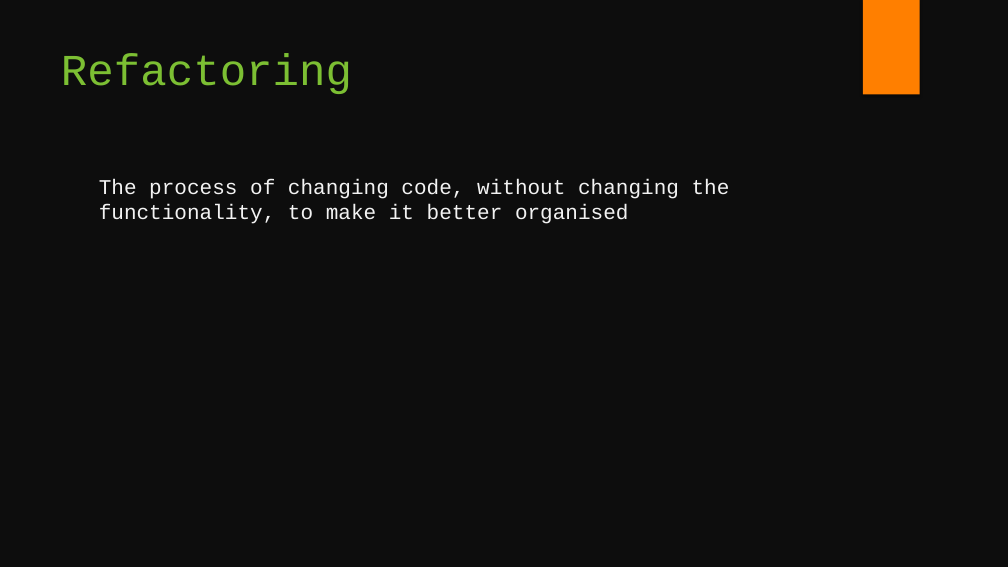
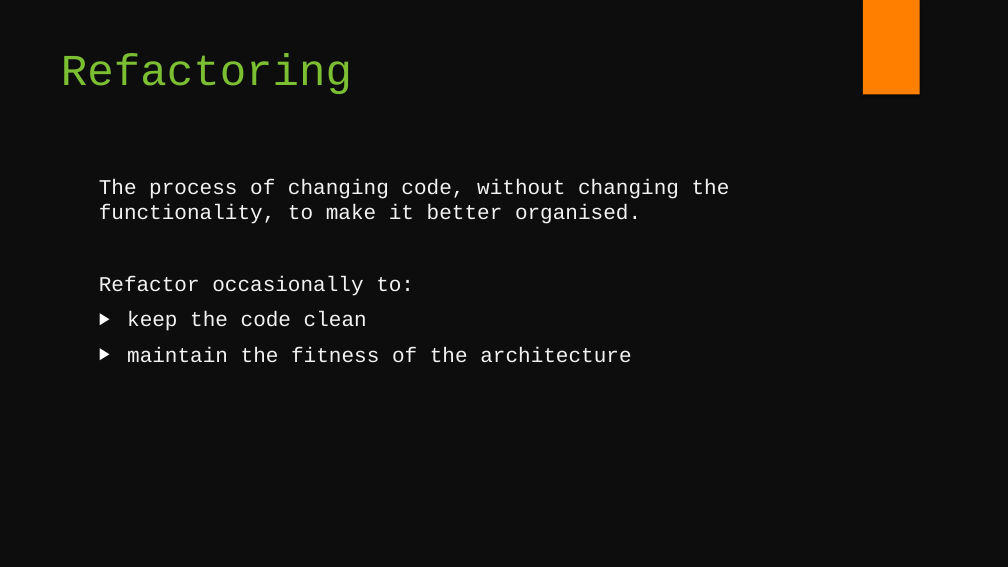
Before and after one commit to fsackur/Powershell-and-SE, a slide deck: slide 23 of Death by powerpoint.pptx (slide 17 before the commit). Drawn at 1008x567 pixels with LibreOffice and Linux fonts; fonts in the diff are those of the drawing. Boxes give left, top, right and bottom in pixels: in the first picture for what was removed or moved away, otherwise in the second. Text is boxed around its words. In the diff, an @@ line names an element or a change of style, - is before the commit and + after.

```diff
--- a/Death by powerpoint.pptx
+++ b/Death by powerpoint.pptx
@@ text at bbox=[99, 179, 730, 362]: text changed @@
-The process of changing code, without changing the functionality, to make it better organised
+The process of changing code, without changing the functionality, to make it better organised.
+Refactor occasionally to:
+▶ keep the code clean
+▶ maintain the fitness of the architecture
```
Also in this commit, not shown: 3 other slides changed, 4 slides added, 3 slides removed.
